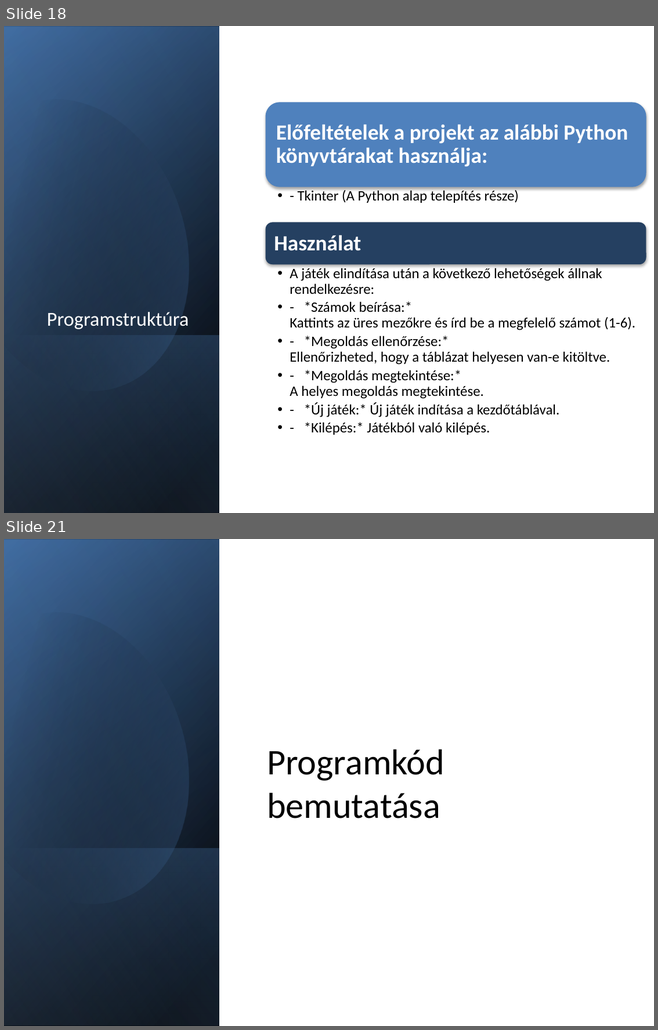
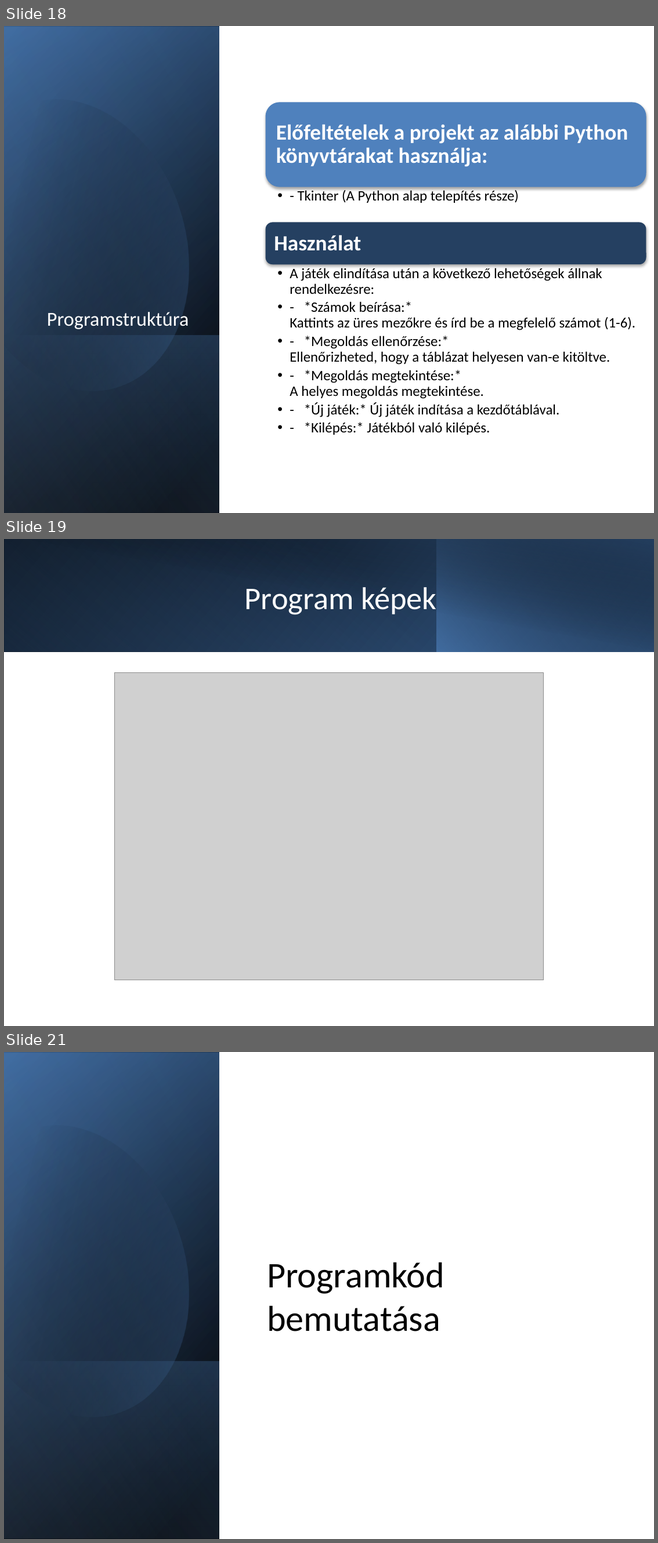
Before and after one commit to Verfurdo/Varazsnegyzet, a slide deck: documents/Projekt_Bemutato-1-4.pptx. Shown one above the other, each under a label of ours: slides 18 and 21 before the commit, slides 18, 19 and 21 after it; the slides between them are not shown. The pictures are 658x1030 and 658x1543 pixels, drawn with LibreOffice and Linux fonts; fonts in the diff are those of the drawing; grey boxes stand for pictures. Boxes give left, top, right and bottom in pixels: in the first picture for what was removed or moved away, otherwise in the second. Text is boxed around its words. In the diff, an @@ line names an element or a change of style, - is before the commit and + after.

```diff
--- a/documents/Projekt_Bemutato-1-4.pptx
+++ b/documents/Projekt_Bemutato-1-4.pptx
@@ slide 19 added at [4,539,654,1026], background #FFFFFF @@
@@ rectangle added at [4,539,654,652], fill gradient #000000 to #376092 @@
@@ rectangle added at [4,539,437,652], fill gradient #4F81BD to #254061 @@
@@ rectangle added at [29,539,654,653], fill gradient #000000 to #254061 @@
@@ rectangle added at [437,539,654,652], fill gradient #4F81BD to #000000 @@
@@ title added at [245,587,437,616], 35 pt, text #FFFFFF @@
+Program képek
@@ picture added at [114,673,544,980] @@
```
Also in this commit, not shown: 2 slides changed, 1 slide removed.
